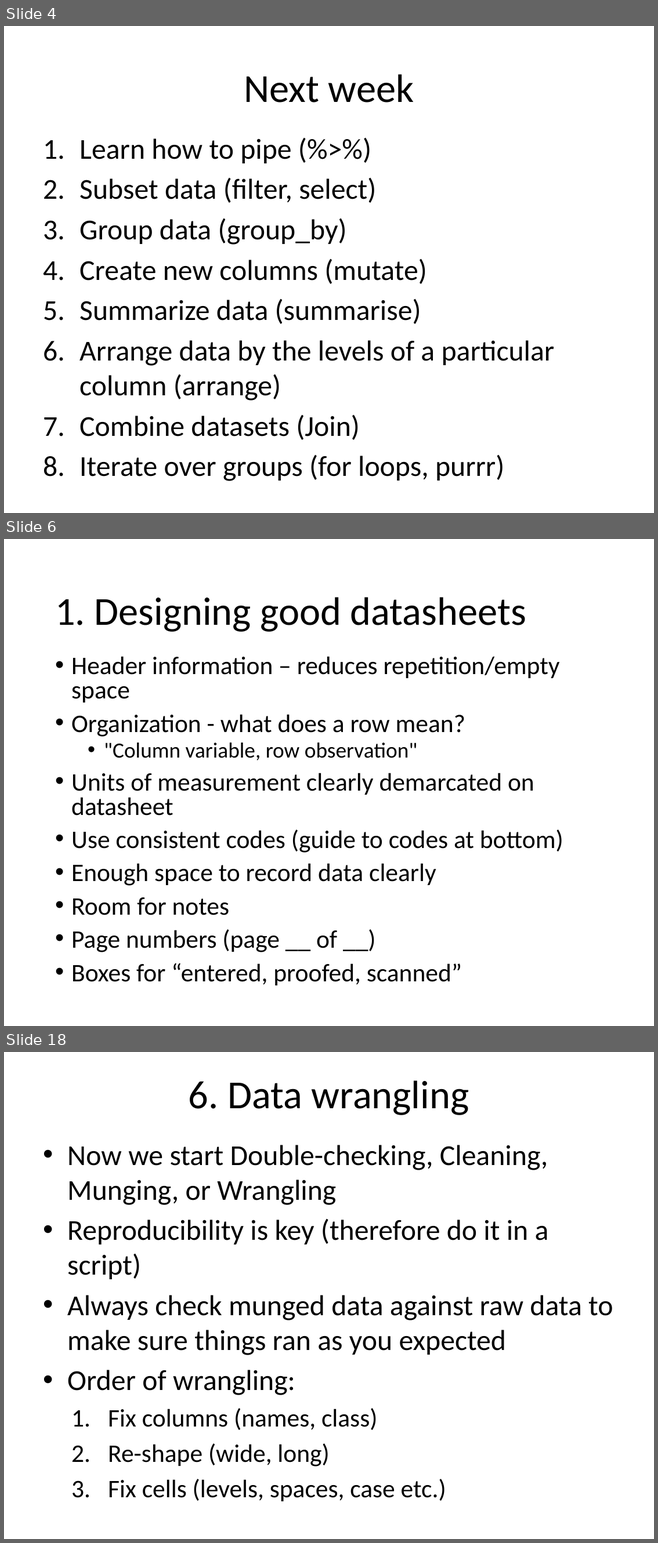
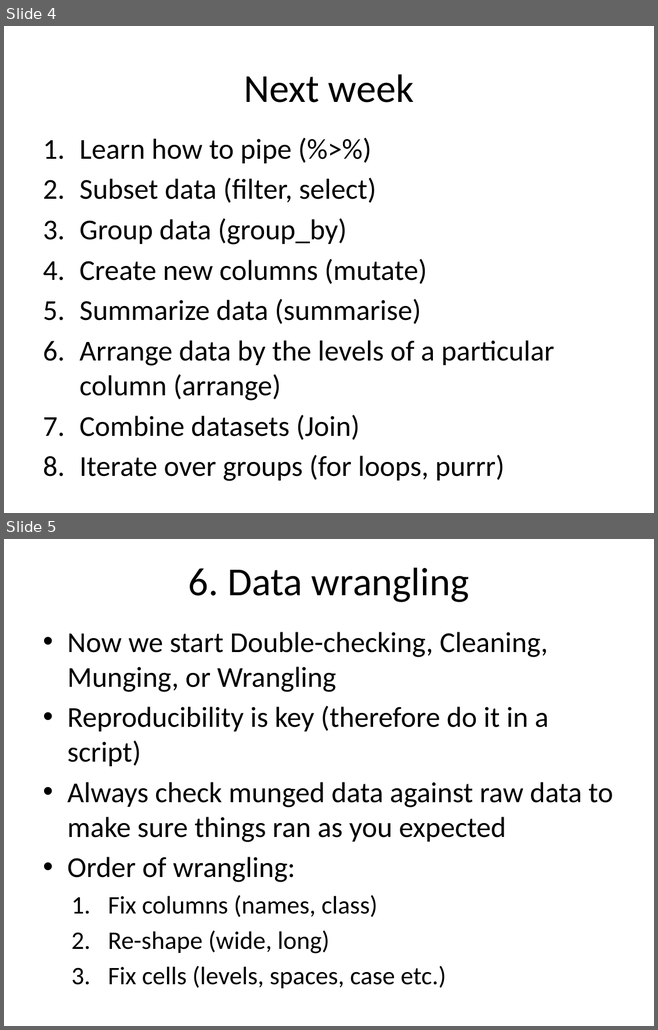
Before and after one commit to EEOB590A-Fall-2019/Course-Materials, a slide deck: 3. Data wrangling/Data_wrangling.pptx. Shown one above the other, each under a label of ours: slides 4, 6 and 18 before the commit, slides 4 and 5 after it; the slides between them are not shown. The pictures are 658x1543 and 658x1030 pixels, drawn with LibreOffice and Linux fonts; fonts in the diff are those of the drawing. Boxes give left, top, right and bottom in pixels: in the first picture for what was removed or moved away, otherwise in the second. Text is boxed around its words. In the diff, an @@ line names an element or a change of style, - is before the commit and + after.

```diff
--- a/3. Data wrangling/Data_wrangling.pptx
+++ b/3. Data wrangling/Data_wrangling.pptx
@@ slide 6 removed at box(4, 539, 654, 1026), background #FFFFFF @@
@@ title removed at box(55, 597, 526, 632) @@
-1. Designing good datasheets
@@ text removed at box(71, 656, 563, 986) @@
-• Header information – reduces repetition/empty space
-• Organization - what does a row mean?
-  • "Column variable, row observation"
-• Units of measurement clearly demarcated on datasheet
-• Use consistent codes (guide to codes at bottom)
-• Enough space to record data clearly
-• Room for notes
-• Page numbers (page __ of __)
-• Boxes for “entered, proofed, scanned”
@@ what was slide 18 is now slide 5 @@
```
Also in this commit, not shown: 1 slide changed, 12 other slides removed, 10 other files.
